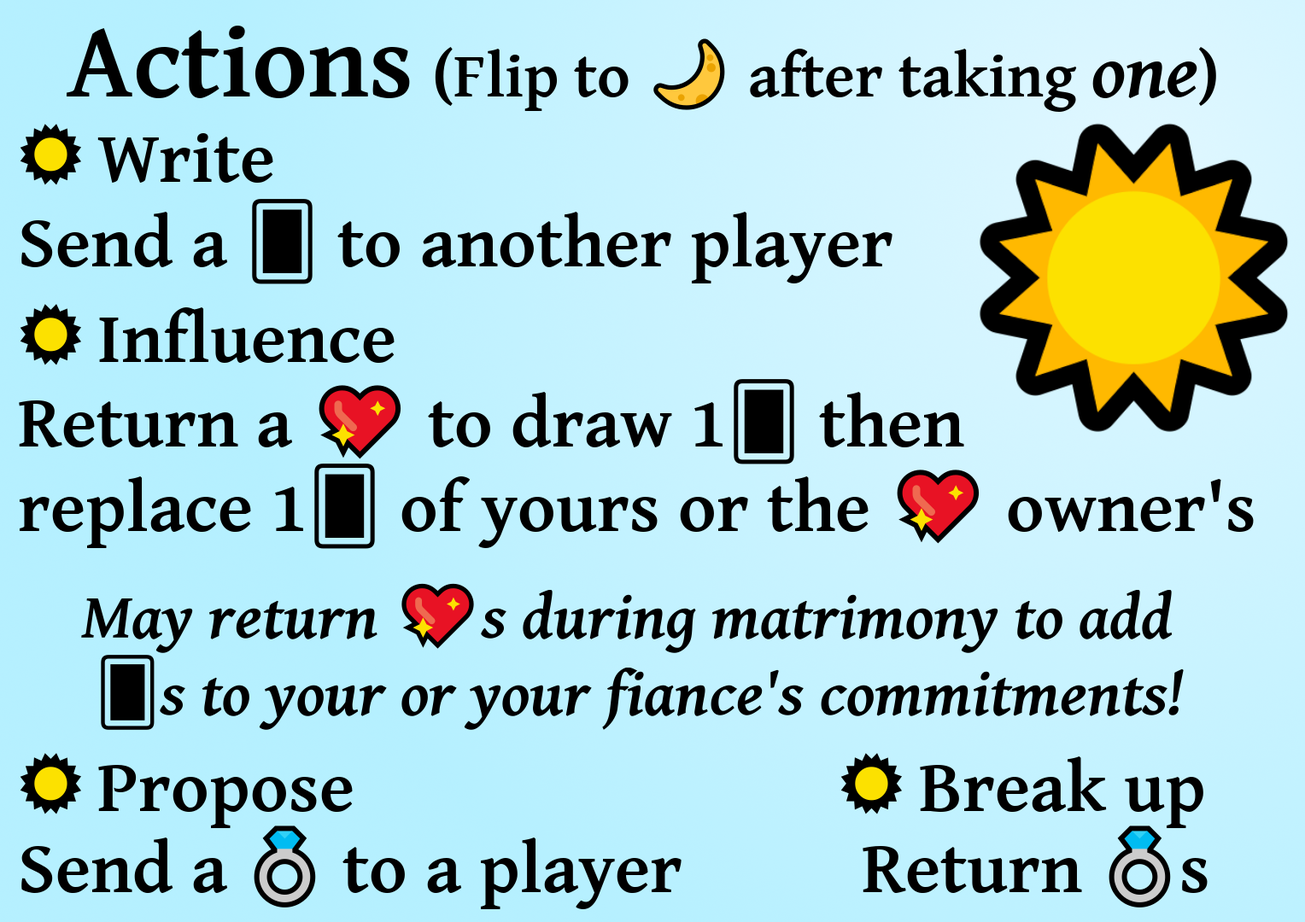
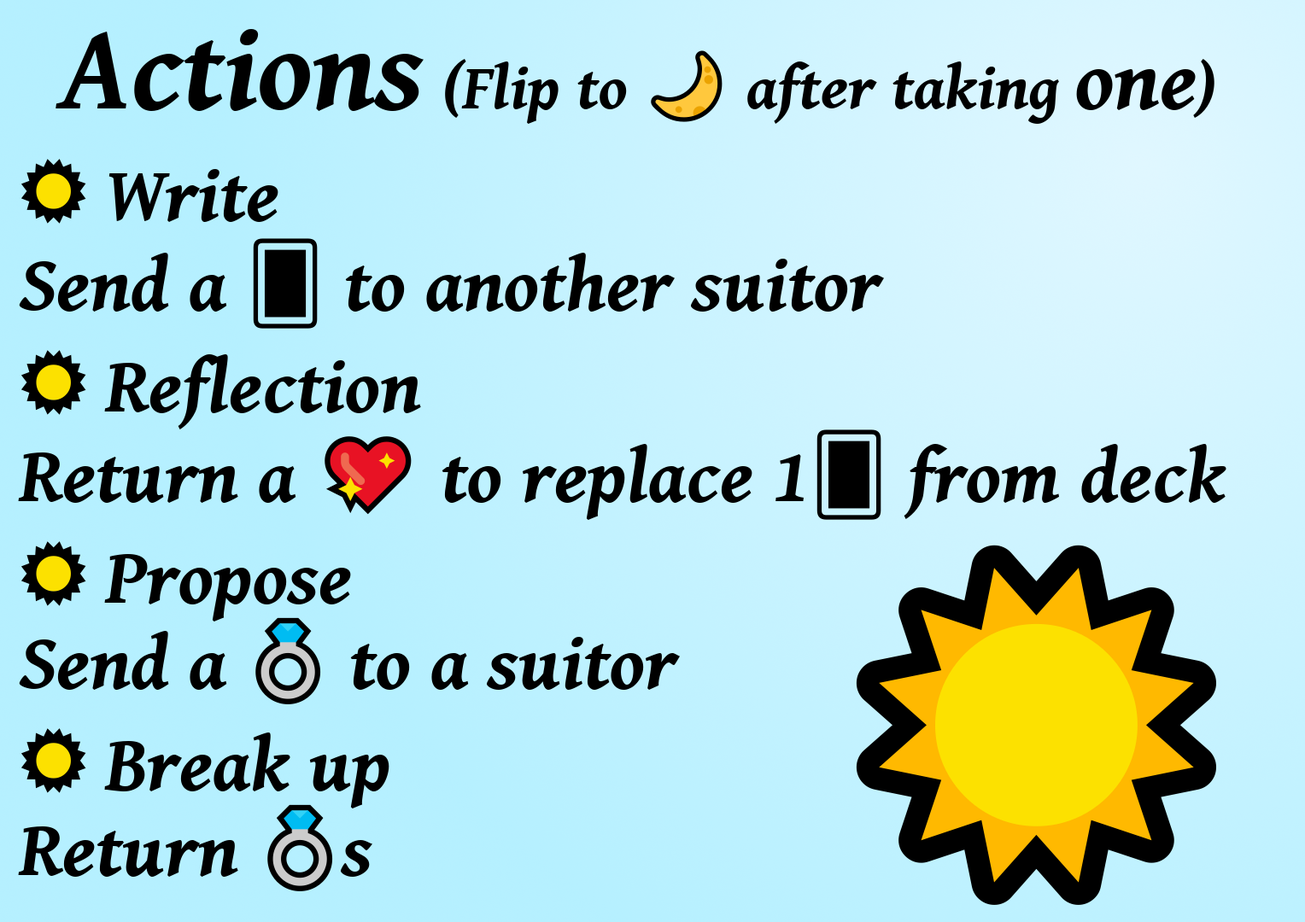
Layer changes from the first 1305 x 922 image to the second:
painted on "Actions (Flip to 🌙 after takin..." over <box>55,25,1217,124</box>
painted on "🌞" over <box>855,122,1289,906</box>
painted on "🌣 Write ..." over <box>17,123,1254,910</box>
painted on "deets" over <box>33,132,890,803</box>
